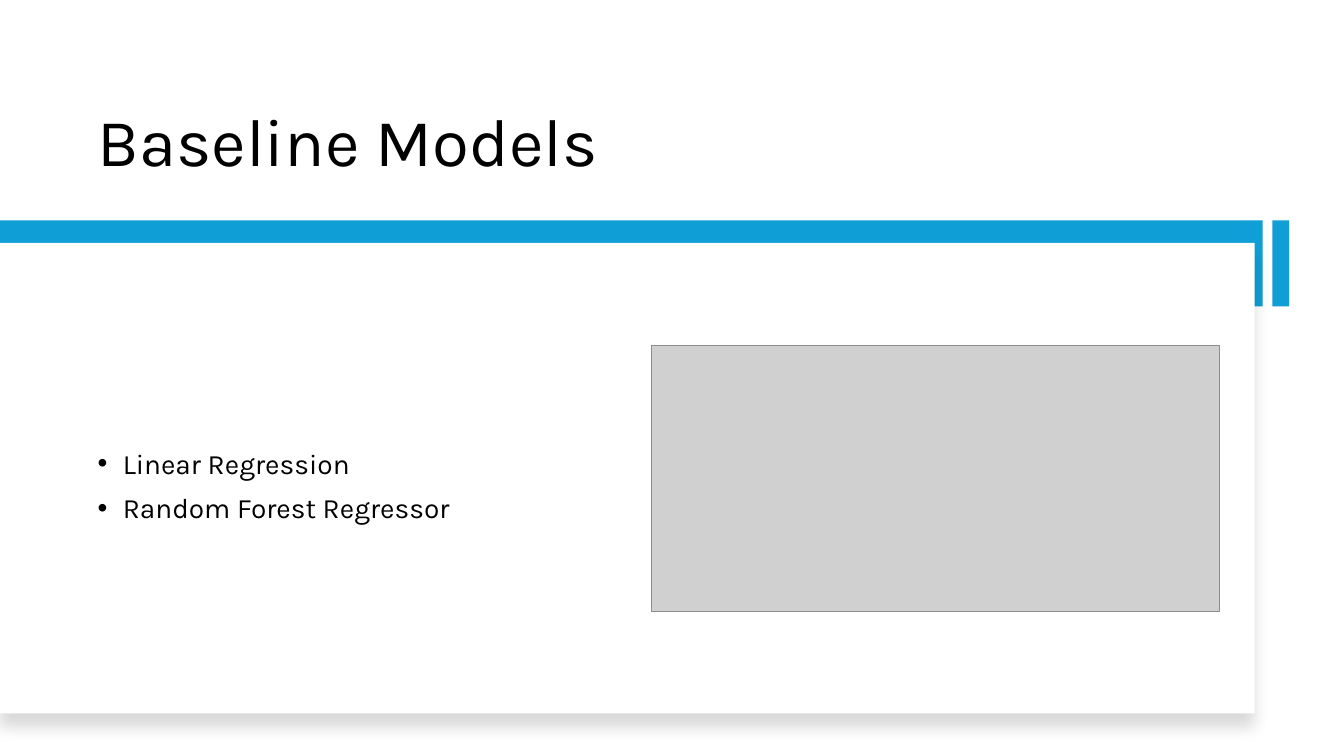
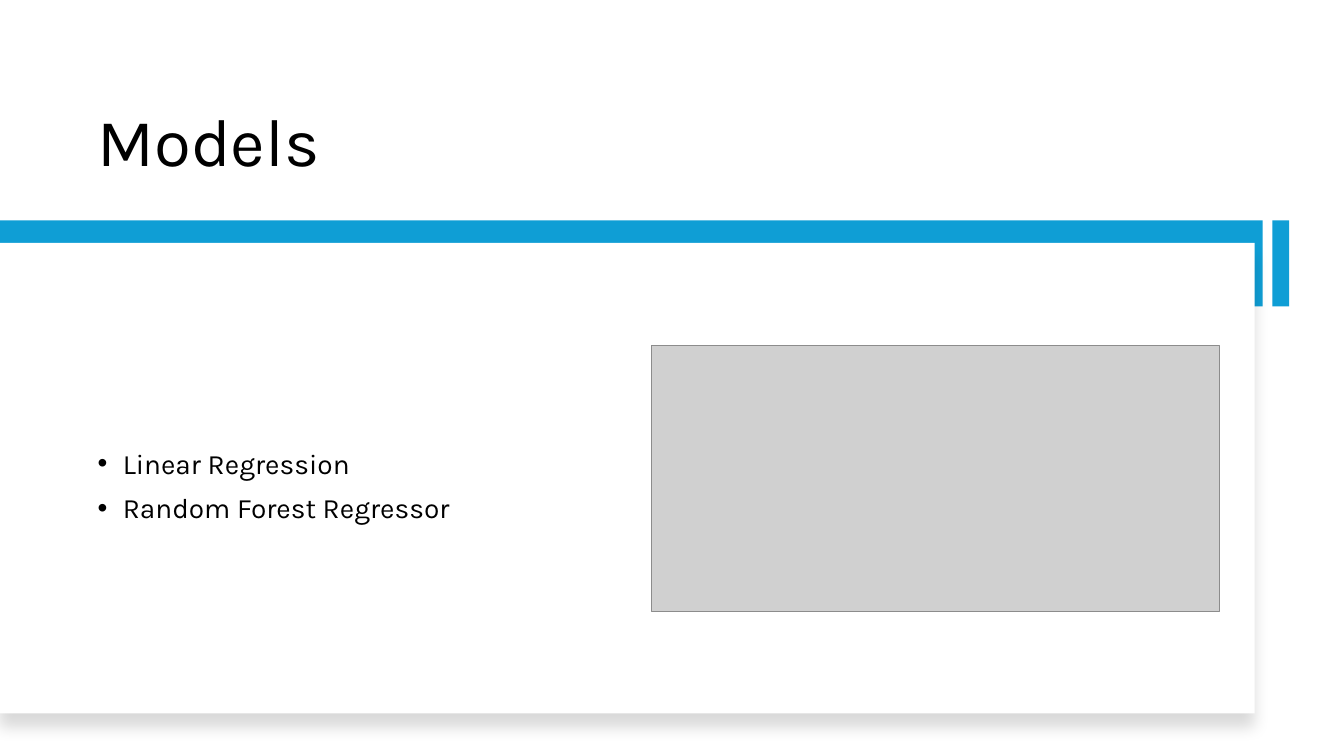
Before and after one commit to Efflorescence01/Stock_Prediction_Cap, a slide deck: slide 5 of Presentations/Stock_Prediction_Capstone_Sprint2_Presentation.pptx. Drawn at 1344x756 pixels with LibreOffice and Linux fonts; fonts in the diff are those of the drawing; grey boxes stand for pictures. Boxes give left, top, right and bottom in pixels: in the first picture for what was removed or moved away, otherwise in the second. Text is boxed around its words. In the diff, an @@ line names an element or a change of style, - is before the commit and + after.

```diff
--- a/Presentations/Stock_Prediction_Capstone_Sprint2_Presentation.pptx
+++ b/Presentations/Stock_Prediction_Capstone_Sprint2_Presentation.pptx
@@ title at (98, 120, 320, 167): text changed @@
-Baseline Models
+Models
```
Also in this commit, not shown: 1 other file.
